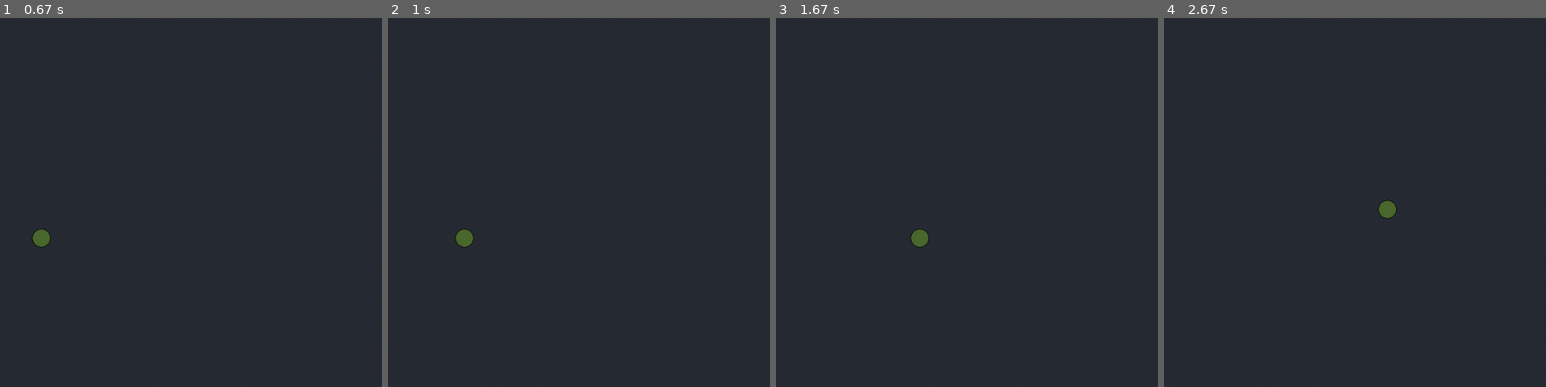
Above: before the commit, frames 1-4 (left to right).
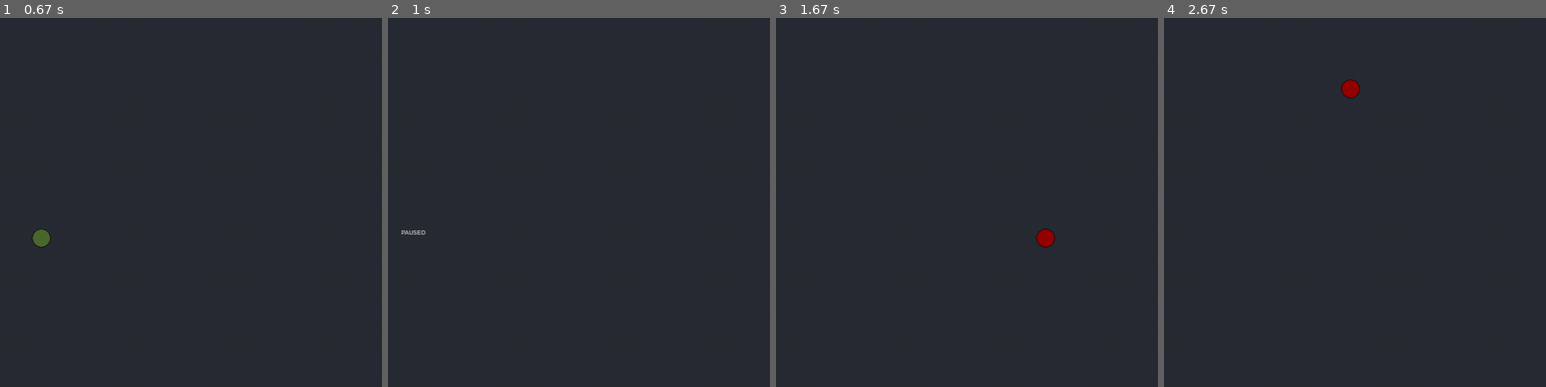
Above: after the commit, the same moments.

Repository: jcoopdog/pygame-game
Game: pygame game, started from main.py
Two runs of this game, one before a commit and one after it. Both use one fixed random seed, a clock stepped at 60 frames per second and the inputs below.
Inputs:
- Up to frame 1 (0.67 s): hold Esc from 0.33 s (still down); hold D from 0.33 s (still down)
- Up to frame 2 (1 s): release Esc at 0.8 s; release D at 0.8 s; hold Esc from 0.83 s (still down); hold D from 0.83 s (still down)
- Up to frame 3 (1.67 s): release Esc at 1.3 s; release D at 1.3 s; tap Shift at 1.33 s
- Up to frame 4 (2.67 s): hold D 1.67-2.13 s; tap Space at 1.73, 2.03, 2.23, 2.57 s; hold W 2.17-2.47 s; tap Shift at 2.32 s; hold D from 2.5 s (still down)

Frame 1 is identical in both runs. In frame 2, 0.2% of the frame differs, in the area x 3-23%, y 57-63%; in frame 3, 0.4%; in frame 4, 0.4%, in the area x 46-62%, y 16-55%.

Commit message:
added better player movement and simple pause screen

Diff:
--- a/gamestate.py
+++ b/gamestate.py
@@ -7,9 +7,11 @@
 
 class MainGameState(GameState):
 
-    def __init__(self, game):
+    def __init__(self, game, pauseState):
         super().__init__(game)
 
+        self.pauseState = pauseState
+        self.pause = False
         self.player = Player(self.game.screen.get_width() / 2, self.game.screen.get_height() / 2, 13)
         bulletController = BulletController()
         sentryController = SentryController(bulletController)
@@ -18,13 +20,19 @@
                 "sentry" : sentryController }
 
     def enter(self, prevState):
-        pass
+        self.pause = False
 
     def exit(self):
         pass
 
     def update(self, dt, screen):
-        self.player.update(dt, screen)
+        keys = pygame.key.get_pressed()
+        if keys[pygame.K_ESCAPE]:
+            self.pause = True
+        elif self.pause:
+            self.game.changeState(self.pauseState)
+            return
+        self.player.update(dt, screen, keys=keys)
         bullets = self.controllers["bullet"]
         self.player.check_projectiles(bullets.bullets, bullets)
         for ctrl in self.controllers.values():
--- a/main.py
+++ b/main.py
@@ -1,12 +1,14 @@
 import pygame, sys, os
 from base_classes import BaseGame
 from gamestate import *
+from pausestate import *
 
 filepath = os.path.dirname(os.path.abspath(__file__))
 os.chdir(filepath)
 
 game = BaseGame( 1280, 720, "gaem" )
 game.bgcolor = "#282c34"
-mainGameState = MainGameState(game)
+pauseState = PauseState(game)
+mainGameState = MainGameState(game, pauseState)
 
 game.run( mainGameState )
--- /dev/null
+++ b/pausestate.py
@@ -0,0 +1,28 @@
+import pygame, os
+from base_classes import *
+
+class PauseState(GameState):
+
+    def __init__(self, game):
+        super().__init__(game)
+
+        self.font = pygame.font.SysFont(pygame.font.get_fonts(), 10)
+        self.unpause = False
+
+    def enter(self, prevState):
+        self.nextState = prevState
+        self.unpause = False
+
+    def update(self, dt, screen):
+        keys = pygame.key.get_pressed()
+
+        if keys[pygame.K_ESCAPE]:
+            self.unpause = True
+        elif self.unpause:
+            self.game.changeState(self.nextState)
+            return
+
+    def draw(self, screen):
+        x = screen.get_width() / 2
+        y = screen.get_height() / 2
+        screen.blit(self.font.render("PAUSED", True, "#FFFFFF"), (x, y))
--- a/player.py
+++ b/player.py
@@ -8,7 +8,7 @@
                "red"   : pygame.image.load("player_red.png") }
     os.chdir("..")
 
-    def __init__(self, startx, starty, speed=13, imgpath=os.path.join(assetdir, "player.png"), damage_cd_max = 1):
+    def __init__(self, startx, starty, speed=23, imgpath=os.path.join(assetdir, "player.png"), damage_cd_max = 1, dash_cd_max = 1, reverse_cd_max = 1):
         self.x = startx
         self.y = starty
         self.xvel = 0
@@ -16,6 +16,10 @@
         self.speed = speed
         self.damage_cd = 0
         self.damage_cd_max = damage_cd_max
+        self.dash_cd = 0
+        self.dash_cd_max = dash_cd_max
+        self.reverse_cd = 0
+        self.reverse_cd_max = reverse_cd_max
         self.image = self.images["green"]
         self.rect = self.image.get_rect(topleft=(startx, starty))
 
@@ -23,6 +27,8 @@
         screen.blit(self.image, (self.x, self.y))
 
     def update(self, dt, screen, friction=0.95, keys=None):
+        self.reverse_cd -= dt
+        self.dash_cd -= dt
         if keys == None:
             keys = pygame.key.get_pressed()
         if keys[pygame.K_w]:
@@ -31,8 +37,19 @@
             self.yvel += self.speed
         if keys[pygame.K_a]:
             self.xvel -= self.speed
-        if keys [pygame.K_d]:
+        if keys[pygame.K_d]:
             self.xvel += self.speed
+        if keys[pygame.K_SPACE]:
+            if self.reverse_cd <= 0:
+                self.xvel *= -1.3
+                self.yvel *= -1.3
+                self.reverse_cd = self.reverse_cd_max
+        if keys[pygame.K_LSHIFT]:
+            if self.dash_cd <= 0:
+                self.xvel *= 10   # cmp(self.xvel, 0)
+                self.yvel *= 10   # cmp(self.yvel, 0)
+                self.dash_cd = self.dash_cd_max
+                self.damage_cd = 0.5 if self.damage_cd <= 0 else self.damage_cd + 0.5
         self.xvel *= friction
         self.yvel *= friction
         self.x += self.xvel * dt
--- a/sentry.py
+++ b/sentry.py
@@ -25,7 +25,7 @@
             return False
         self.cooldown = random.randint(100,300) / 100
         angle = random.randint(0,7) * 45
-        bullet = Bullet(self.rect.centerx, self.rect.centery, angle, 20)
+        bullet = Bullet(self.rect.centerx, self.rect.centery, angle, 40)
         bullets.add(bullet)
         return False
 
Binary file added: assets/m6x11plus.ttf
